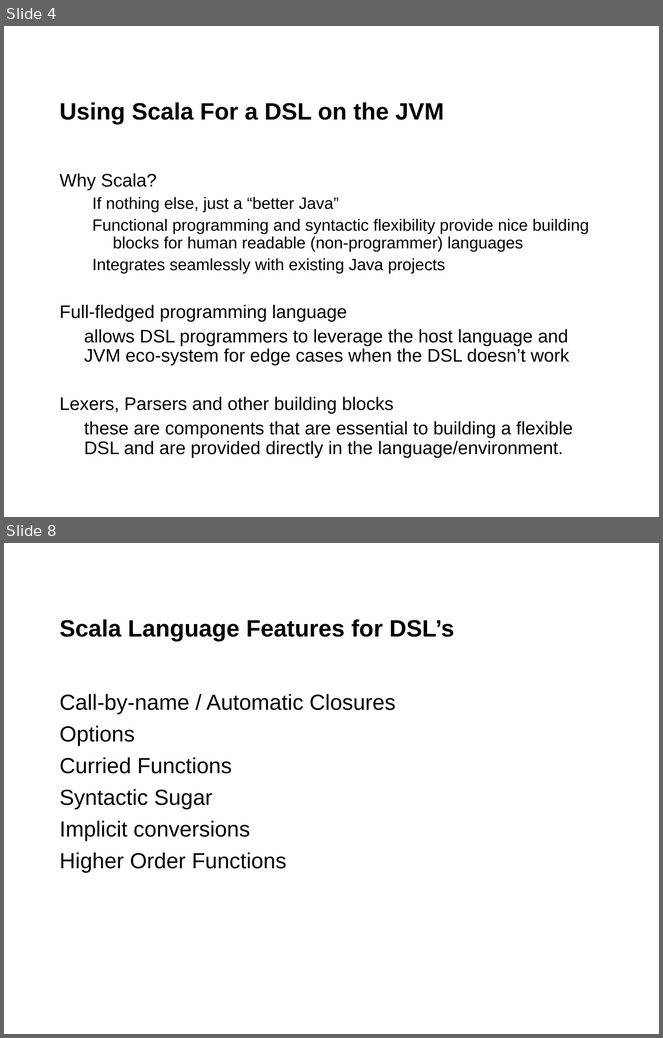
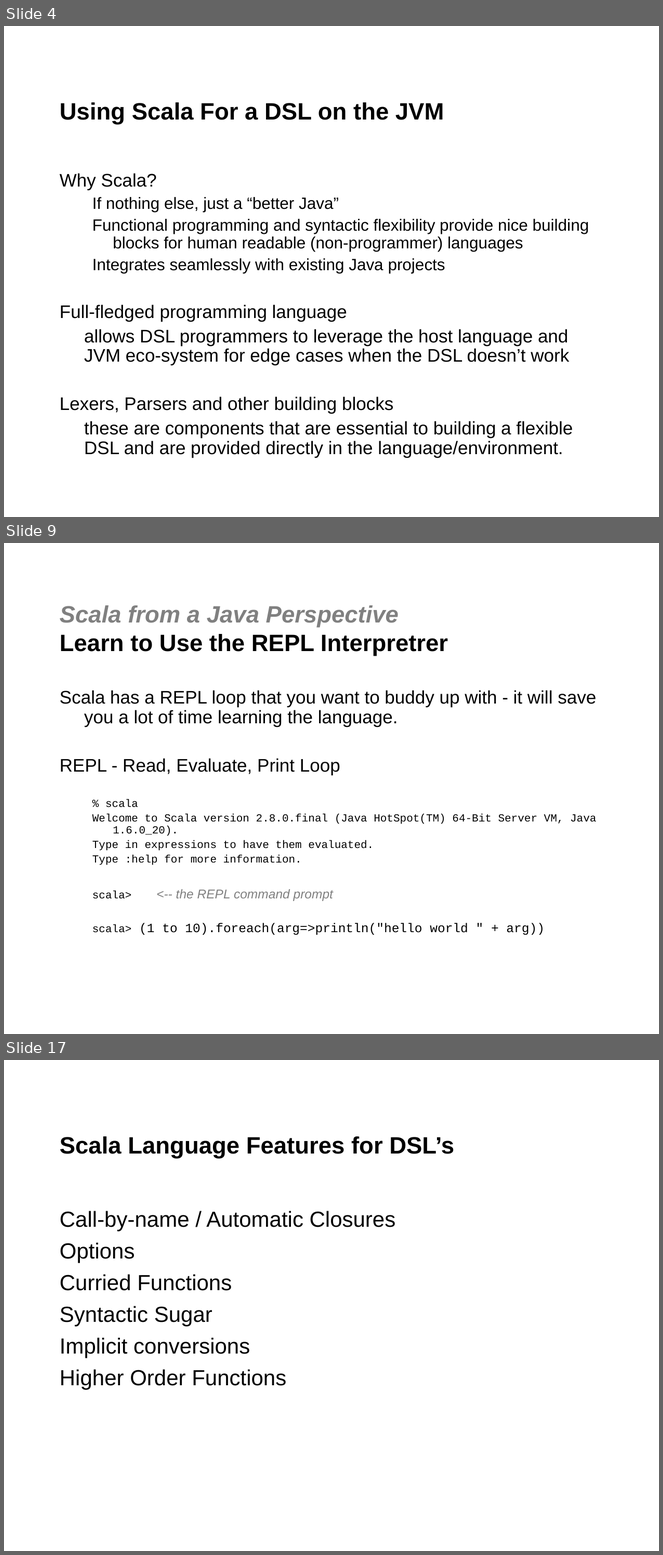
Before and after one commit to jgoodsen/agile2010, a slide deck: 03-scala.ppt. Shown one above the other, each under a label of ours: slides 4 and 8 before the commit, slides 4, 9 and 17 after it; the slides between them are not shown. The pictures are 663x1038 and 663x1555 pixels, drawn with LibreOffice and Linux fonts; fonts in the diff are those of the drawing; background and template pictures are left out. Boxes give left, top, right and bottom in pixels: in the first picture for what was removed or moved away, otherwise in the second. Text is boxed around its words. In the diff, an @@ line names an element or a change of style, - is before the commit and + after.

```diff
--- a/03-scala.ppt
+++ b/03-scala.ppt
@@ slide 9 added at box(4, 543, 659, 1034), background #FFFFFF @@
@@ title added at box(60, 605, 448, 656), 26 pt, text #000000, bold @@
+Scala from a Java Perspective
+Learn to Use the REPL Interpretrer
@@ text added at box(60, 690, 596, 935), 12 pt, text #000000 @@
+Scala has a REPL loop that you want to buddy up with - it will save you a lot of time learning the language.
+REPL - Read, Evaluate, Print Loop
+  % scala
+  Welcome to Scala version 2.8.0.final (Java HotSpot(TM) 64-Bit Server VM, Java 1.6.0_20).
+  Type in expressions to have them evaluated.
+  Type :help for more information.
+  scala> <-- the REPL command prompt
+  scala> (1 to 10).foreach(arg=>println("hello world " + arg))
@@ what was slide 8 is now slide 17 @@
```
Also in this commit, not shown: 3 slides changed, 8 other slides added, 5 other files.
